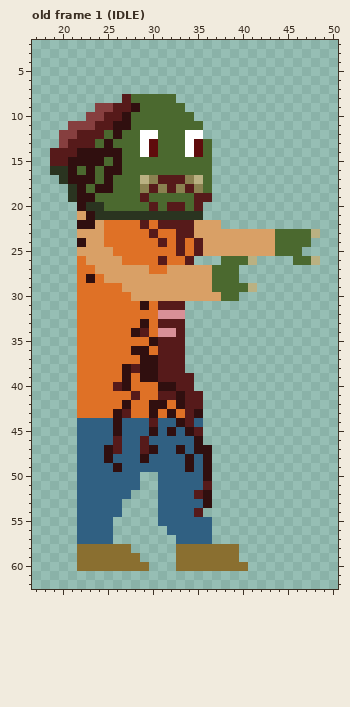
Edited in one commit: pixel-art file (Sprites/Zombie/Zombie.ase). Above is the file before it was changed.
64x64 pixels, 12 frames. Colours within 5 levels of each other are drawn and written as one. Shown: old frame 1 (IDLE): x 17..50, y 2..62. The commit also changed other frames, which this record leaves out.
New version:
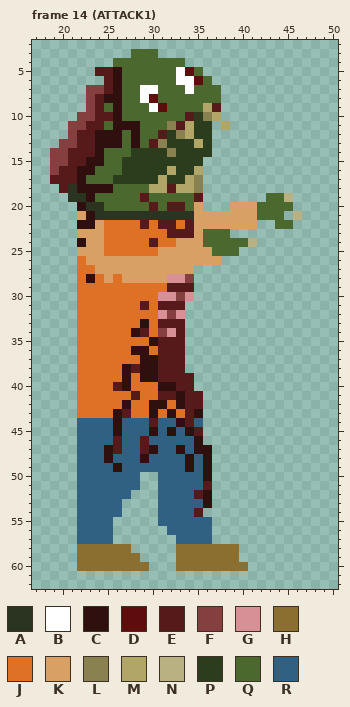
Palette (. is transparent): A #2a3420  B #ffffff  C #300f0f  D #5f0c0c  E #561a1a  F #863f3f  G #d89097  H #8a6f30  J #df7126  K #d9a066  L #8a8150  M #b1a667  N #bab182  P #2b3d1c  Q #4b692f  R #306082
A new or re-ordered frame is compared with the old frame closest to it.
The commit says: Hitbox + Zombie Meele
Edits made:
frames 12 -> 16
Changed rows in their new state; - is an unchanged pixel.
Frame 14 (ATTACK1) is new; against old frame 1 (IDLE):
first column x 19:
 3 ---------QQQ------------------
 4 -------QQQQQQQQ---------------
 5 -----EECQQQQQQBDQ-------------
 6 ------ECQQQQQQBBDQ------------
 7 ----FFECQQBBQQQBQQQ-----------
 8 ----FECCQ-BD--QQQQQ-----------
 9 ----FEQCQQ-BD--QQME-----------
10 ---F-E-CQ------EPLM-----------
11 ----E-Q--C---LEMPP-M----------
12 -.---CC--CQQEPLMPP------------
13 --F--C-C-CQELPPPMP------------
14 FF-EE-QQ-PPPPLPPPP------------
15 FFEE---QPPPPPPPPP.------------
16 FEEC--QQPPPPPMPPM.------------
17 EEE-Q-QPPPPPMPPML.------------
18 -E--C-----QMM-MM-.------------
19 ---A-------------.------QQN---
20 ----------------K---KKKQQQQ---
21 ----------------KKKKKKKQQQ-N--
22 --------------J----KKKK--QQ---
23 -----------J-E---QQQ..........
24 -----------EJ-KKKQQQQQN......-
25 ------J-----KKKKK-QQQ.......--
26 --------KKKKKKKKKKK....----...
27 -----------KK---.....---------
28 -------J-----GGF.....---------
29 --------JJJJJEEE.......-------
30 ---------JJJGGFG.....---------
31 ----------E-------------------
32 -------------F----------------
34 ------------F-----------------
